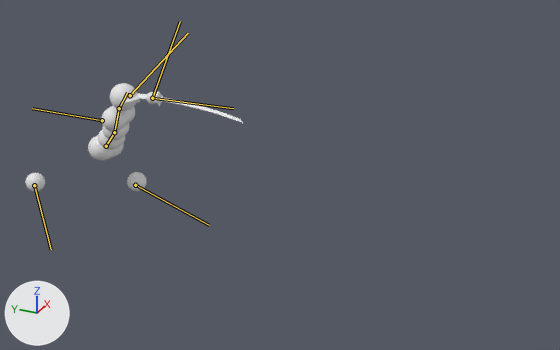
Before and after pictures for a commit that changed the glTF model assets/models/simple_combat_char.glb.
The view is the same before and after, from a 50 mm lens placed at (-5.83, -6.37, 3.6), pointed at (0.05, -3.73, 0.66). Lighting does not change. The marker at lower left points along +X, +Y and +Z. Both versions are drawn at frame 35 of the action 'Sample_attack'; the numbers are the values there. The bones that change are drawn over the model as lines.

Names of what the first picture shows: 'Body', 'Sword'.
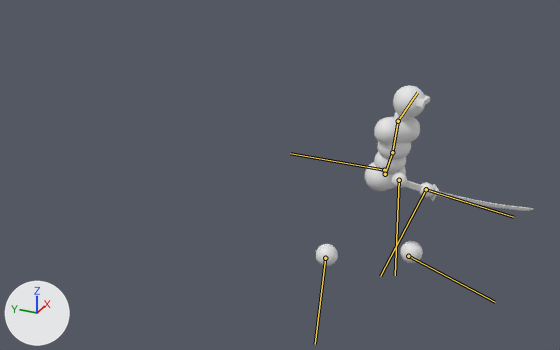
Where the change shows, as pixel boxes [x1, y1, x2, y2] in the pictures (560 x 350 px):
```json
{"object": "Body", "change": "posed", "before": [25, 83, 157, 192], "after": [316, 85, 434, 266], "on screen": "11% narrower, 65% taller"}
{"object": "Sword", "change": "posed", "before": [137, 91, 243, 123], "after": [391, 177, 533, 211]}
{"bone": "Root bone", "before": "(102, 120) to (32, 108)", "after": "(384, 170) to (290, 153)"}
{"bone": "Lower back", "before": "(106, 146) to (114, 132)", "after": "(385, 174) to (392, 152)"}
{"bone": "Upper back", "before": "(114, 132) to (119, 108)", "after": "(392, 152) to (398, 121)"}
{"bone": "Head", "before": "(119, 108) to (127, 92)", "after": "(398, 121) to (417, 92)"}
{"bone": "Hand.L", "before": "(130, 95) to (188, 33)", "after": "(399, 180) to (395, 275)"}
{"bone": "Foot.L", "before": "(135, 185) to (209, 225)", "after": "(408, 256) to (495, 302)"}
{"bone": "Hand.R", "before": "(152, 98) to (180, 21)", "after": "(426, 189) to (380, 276)"}
{"bone": "Foot.R", "before": "(34, 185) to (51, 249)", "after": "(325, 258) to (315, 344)"}
{"bone": "Sword attachment", "before": "(152, 98) to (233, 108)", "after": "(426, 189) to (513, 217)"}
```

The change, as JSON lines over the scene's bpy script:
```json
{"block": "bone_root_bone", "where": "bone_root_bone = bpy.data.objects['Armature'].pose.bones['Root bone']"}
{"op": "set", "path": "bone_root_bone.location", "old": "(0.0, -1.859, 0.0)", "new": "(0.0, -4.74, 0.0)"}
{"block": "bone_lower_back", "where": "bone_lower_back = bpy.data.objects['Armature'].pose.bones['Lower back']  # child of 'Root bone'"}
{"op": "set", "path": "bone_lower_back.location", "old": "(0.002, -0.261, -0.041)", "new": "(0.002, -0.036, -0.013)"}
{"op": "set", "path": "bone_lower_back.rotation_quaternion", "old": "(0.943, -0.304, -0.126, -0.053)", "new": "(0.948, -0.116, -0.29, -0.063)", "note": "degrees (-36, -16, -1) -> degrees (-13, -34, -4)"}
{"block": "bone_upper_back", "where": "bone_upper_back = bpy.data.objects['Armature'].pose.bones['Upper back']  # child of 'Lower back'"}
{"op": "set", "path": "bone_upper_back.rotation_quaternion", "old": "(0.987, 0.054, 0.149, 0.003)", "new": "(0.996, -0.016, -0.088, 0.002)", "note": "degrees (6, 17, 1) -> degrees (-2, -10, 0)"}
{"block": "bone_head", "where": "bone_head = bpy.data.objects['Armature'].pose.bones['Head']  # child of 'Upper back'"}
{"op": "set", "path": "bone_head.rotation_quaternion", "old": "(0.973, 0.036, -0.191, -0.127)", "new": "(0.941, 0.054, 0.28, 0.181)", "note": "degrees (7, -21, -16) -> degrees (14, 31, 25)"}
{"block": "bone_hand_l", "where": "bone_hand_l = bpy.data.objects['Armature'].pose.bones['Hand.L']  # child of 'Root bone'"}
{"op": "set", "path": "bone_hand_l.location", "old": "(-0.219, -0.584, -0.233)", "new": "(-0.395, -1.027, -0.19)"}
{"op": "set", "path": "bone_hand_l.rotation_quaternion", "old": "(0.922, -0.155, 0.111, -0.336)", "new": "(0.666, 0.173, -0.191, 0.699)", "note": "degrees (-21, 6, -41) -> degrees (-2, -30, 93)"}
{"block": "bone_foot_l", "where": "bone_foot_l = bpy.data.objects['Armature'].pose.bones['Foot.L']  # child of 'Root bone'"}
{"op": "set", "path": "bone_foot_l.location", "old": "(0.205, 0.137, -0.073)", "new": "(0.081, 0.202, -0.071)"}
{"block": "bone_hand_r", "where": "bone_hand_r = bpy.data.objects['Armature'].pose.bones['Hand.R']  # child of 'Root bone'"}
{"op": "set", "path": "bone_hand_r.location", "old": "(-0.205, -0.867, 0.488)", "new": "(-0.499, -0.554, 0.384)"}
{"op": "set", "path": "bone_hand_r.rotation_quaternion", "old": "(-0.378, 0.002, -0.014, 0.926)", "new": "(0.69, 0.071, -0.34, 0.635)", "note": "degrees (-2, 0, -136) -> degrees (-24, -34, 93)"}
{"block": "bone_foot_r", "where": "bone_foot_r = bpy.data.objects['Armature'].pose.bones['Foot.R']  # child of 'Root bone'"}
{"op": "set", "path": "bone_foot_r.location", "old": "(0.195, -0.695, 0.371)", "new": "(0.138, -0.346, 0.231)"}
{"op": "set", "path": "bone_foot_r.rotation_quaternion", "old": "(0.986, 0.153, 0.068, 0.009)", "new": "(0.899, 0.4, 0.177, 0.024)", "note": "degrees (18, 8, 2) -> degrees (50, 17, 11)"}
{"block": "bone_sword_attachment", "where": "bone_sword_attachment = bpy.data.objects['Armature'].pose.bones['Sword attachment']  # child of 'Root bone'"}
{"op": "set", "path": "bone_sword_attachment.location", "old": "(0.867, 0.488, 0.205)", "new": "(0.554, 0.384, 0.499)"}
{"op": "set", "path": "bone_sword_attachment.rotation_quaternion", "old": "(-0.378, 0.014, 0.926, -0.002)", "new": "(0.69, 0.34, 0.635, -0.071)", "note": "degrees (1, -136, -2) -> degrees (96, 68, 61)"}
```
